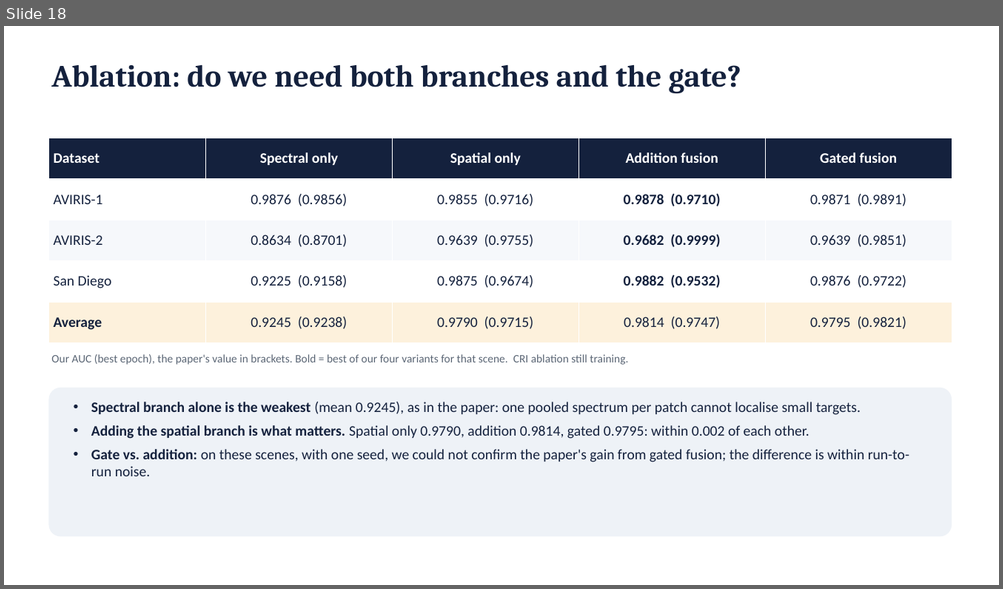
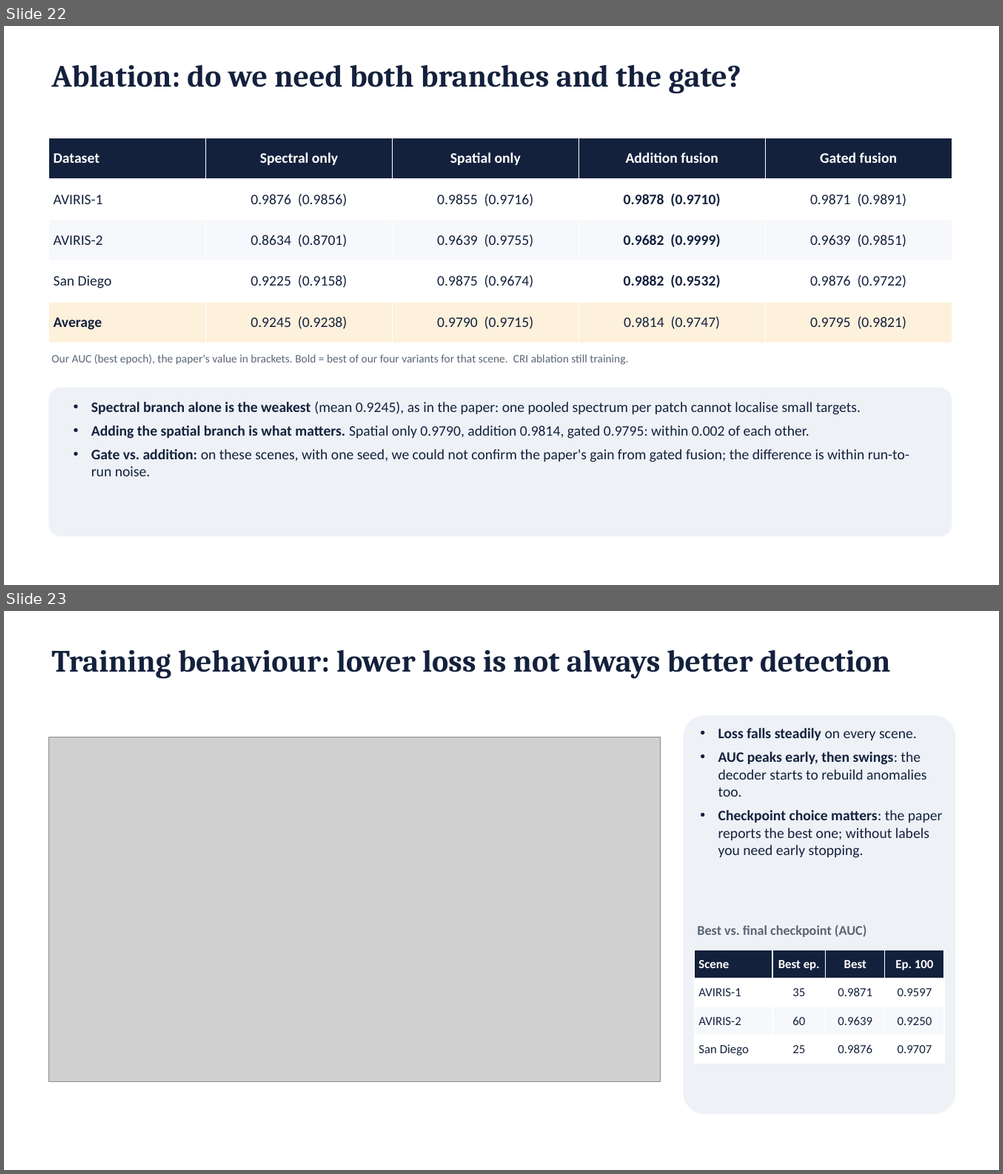
Before and after one commit to SaarthakG-Dtu/Hyperspectral_Anomaly_Detection, a slide deck: presentation/DMS2F-HAD_presentation.pptx. Shown one above the other, each under a label of ours: slide 18 before the commit, slides 22 and 23 after it. The pictures are 1003x589 and 1003x1174 pixels, drawn with LibreOffice and Linux fonts; fonts in the diff are those of the drawing; grey boxes stand for pictures. Boxes give left, top, right and bottom in pixels: in the first picture for what was removed or moved away, otherwise in the second. Text is boxed around its words. In the diff, an @@ line names an element or a change of style, - is before the commit and + after.

```diff
--- a/presentation/DMS2F-HAD_presentation.pptx
+++ b/presentation/DMS2F-HAD_presentation.pptx
@@ slide 23 added at [4,611,999,1170], background #FFFFFF @@
@@ text added at [51,649,891,679], 30 pt, text #14213D, bold @@
+Training behaviour: lower loss is not always better detection
@@ rounded rectangle added at [683,715,956,1115], fill #EEF2F7 @@
@@ picture added at [48,737,660,1082] @@
@@ text added at [718,728,942,858], 14 pt, text #14213D @@
+• Loss falls steadily on every scene.
+• AUC peaks early, then swings: the decoder starts to rebuild anomalies too.
+• Checkpoint choice matters: the paper reports the best one; without labels you need early stopping.
@@ text added at [697,925,866,937], 13 pt, text #5B6675, bold @@
+Best vs. final checkpoint (AUC)
@@ table added at [694,951,945,1064], 4 rows, 4 columns @@
+Scene | Best ep. | Best | Ep. 100
+AVIRIS-1 | 35 | 0.9871 | 0.9597
+AVIRIS-2 | 60 | 0.9639 | 0.9250
+San Diego | 25 | 0.9876 | 0.9707
@@ what was slide 18 is now slide 22 @@
```
Also in this commit, not shown: 7 slides changed, 5 other slides added, 2 slides removed, 7 other files.
